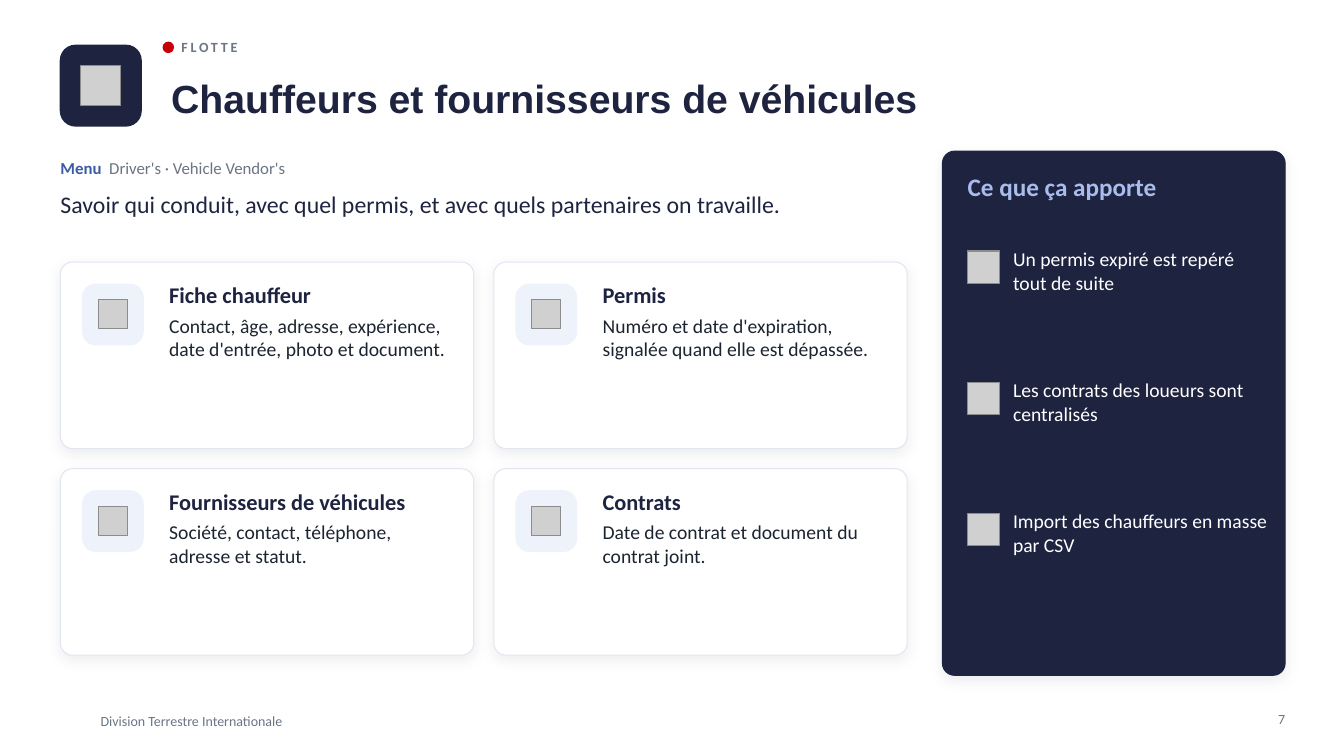
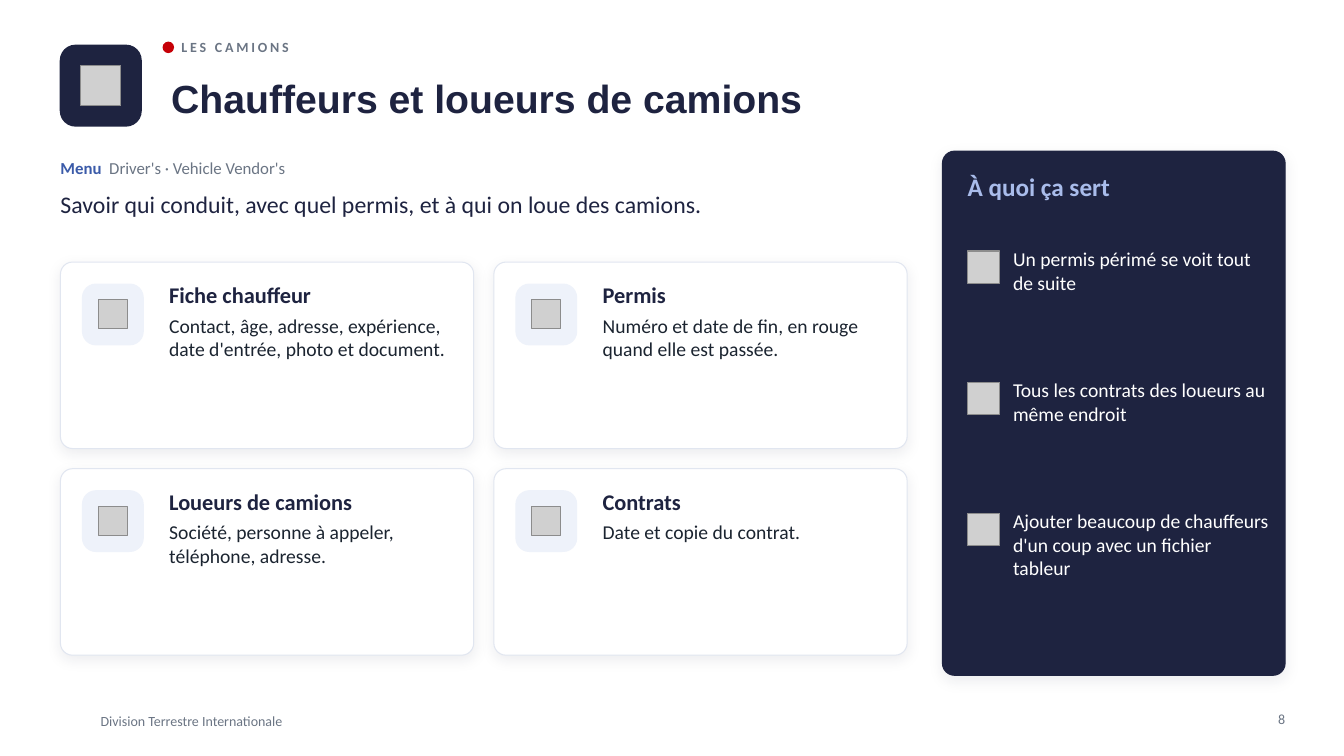
Before and after one commit to meledjearmel/portfolio-assets, a slide deck: slide 8 of formations/dti/presentation-division-terrestre-internationale.pptx (slide 7 before the commit). Drawn at 1344x756 pixels with LibreOffice and Linux fonts; fonts in the diff are those of the drawing; grey boxes stand for pictures; background and template pictures are left out. Boxes give left, top, right and bottom in pixels: in the first picture for what was removed or moved away, otherwise in the second. Text is boxed around its words. In the diff, an @@ line names an element or a change of style, - is before the commit and + after.

```diff
--- a/formations/dti/presentation-division-terrestre-internationale.pptx
+++ b/formations/dti/presentation-division-terrestre-internationale.pptx
@@ text at [181, 43, 289, 52]: text changed @@
-FLOTTE
+LES CAMIONS
@@ title at [171, 84, 802, 114]: text changed @@
-Chauffeurs et fournisseurs de véhicules
+Chauffeurs et loueurs de camions
@@ text at [968, 176, 1109, 200]: text changed @@
-Ce que ça apporte
+À quoi ça sert
@@ text at [60, 196, 701, 217]: text changed @@
-Savoir qui conduit, avec quel permis, et avec quels partenaires on travaille.
+Savoir qui conduit, avec quel permis, et à qui on loue des camions.
@@ text at [1013, 252, 1251, 290]: text changed @@
-Un permis expiré est repéré tout de suite
+Un permis périmé se voit tout de suite
@@ text at [603, 319, 858, 359]: text changed @@
-Numéro et date d'expiration, signalée quand elle est dépassée.
+Numéro et date de fin, en rouge quand elle est passée.
@@ text at [1013, 383, 1265, 421]: text changed @@
-Les contrats des loueurs sont centralisés
+Tous les contrats des loueurs au même endroit
@@ text at [169, 494, 394, 566]: text changed @@
-Fournisseurs de véhicules
-Société, contact, téléphone, adresse et statut.
+Loueurs de camions
+Société, personne à appeler, téléphone, adresse.
@@ text at [603, 525, 800, 542]: text changed @@
-Date de contrat et document du contrat joint.
+Date et copie du contrat.
@@ text at [1013, 514, 1269, 575]: text changed @@
-Import des chauffeurs en masse par CSV
+Ajouter beaucoup de chauffeurs d'un coup avec un fichier tableur
@@ page number at [1278, 714, 1285, 724]: text changed @@
-7
+8
```
Also in this commit, not shown: 23 other slides changed, 1 slide added, 1 other file.
